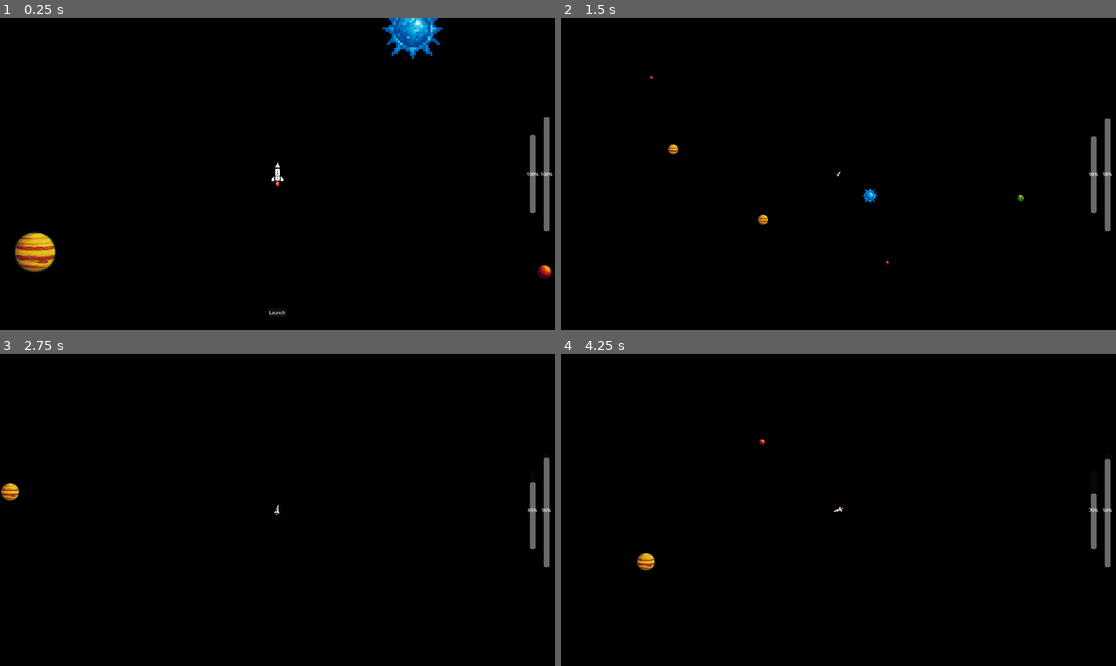
Above: before the commit, frames 1-4 (two rows, left to right).
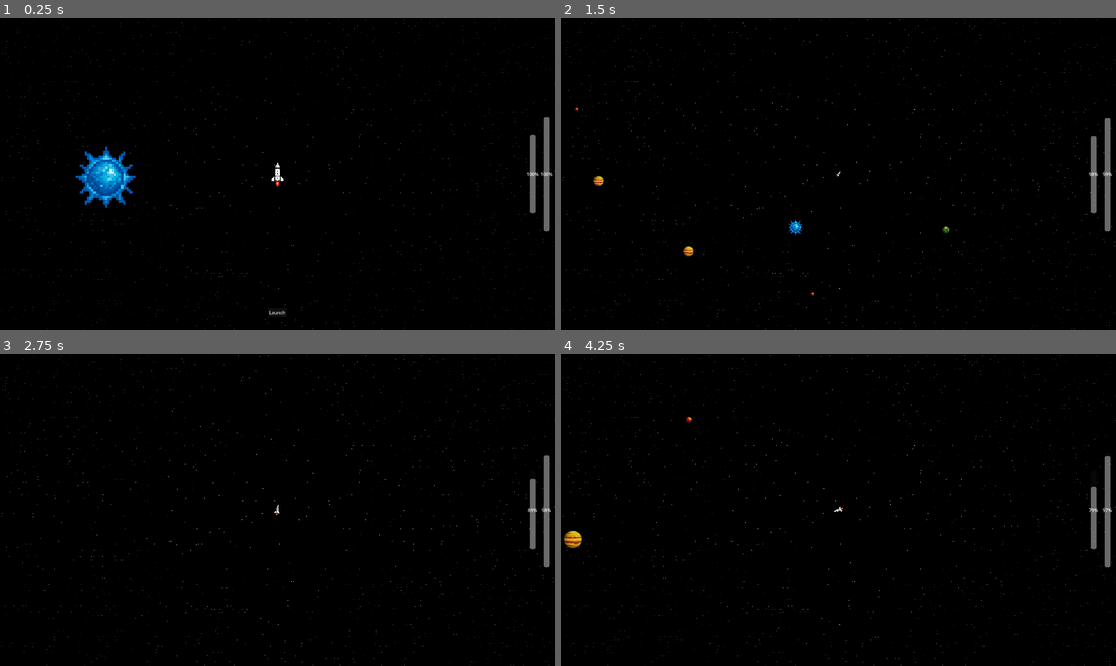
Above: after the commit, the same moments.

Repository: mythfrost/SpaceTaxi
Game: Godot game, scene res://Scenes/Main.tscn
The game is run twice, just before and just after one commit, with the same random seed, the same clock (stepped at 60 frames per second) and the same inputs.
Inputs:
- Up to frame 1 (0.25 s): no input
- Up to frame 2 (1.5 s): click "Launch" at 0.5 s; tap Enter (ui_accept) at 1.25 s; hold D (turn_right) from 1.28 s (still down); hold F (toggle_zoom) from 1.28 s (still down)
- Up to frame 3 (2.75 s): tap Enter (ui_accept) at 1.52, 2.27 s; release D (turn_right) at 2.03 s; release F (toggle_zoom) at 2.03 s; hold A (turn_left) from 2.03 s (still down); tap F (toggle_zoom) at 2.1 s
- Up to frame 4 (4.25 s): release A (turn_left) at 2.78 s; hold F (toggle_zoom) 2.78-3.53 s; hold D (turn_right) from 2.78 s (still down); tap F (toggle_zoom) at 3.6 s; tap Enter (ui_accept) at 3.77 s

The runs differ from the first frame. In frame 1, 3.3% of the frame differs, in the area x 0-100%, y 0-100%; in frame 2, 0.7%; in frame 3, 0.5%; in frame 4, 0.7%.

Commit message:
Added star background and beginning of pause menu

Diff:
--- /dev/null
+++ b/Scenes/Main.gdshader
@@ -0,0 +1,33 @@
+shader_type canvas_item;
+render_mode unshaded, blend_premul_alpha;
+
+uniform float star_density  : hint_range(0.0, 1.0)  = 0.2;
+uniform float twinkle_speed : hint_range(0.1, 20.0) = 5.0;
+uniform float star_size     : hint_range(0.002, 0.05) = 0.01;
+
+void fragment() {
+	// normalized screen UV
+	vec2 uv = SCREEN_UV;
+	vec4 col = vec4(0.0, 0.0, 0.0, 1.0);
+
+	// which cell and two seeds
+	vec2 cell = floor(uv / star_size);
+	float seed1 = fract(sin(dot(cell, vec2(12.9898,78.233))) * 43758.5453);
+	float seed2 = fract(sin(dot(cell, vec2(93.9898,67.345))) * 24634.6345);
+
+	if (seed1 < star_density) {
+		vec2 offset   = (vec2(seed2, fract(seed1*seed2)) - 0.5) * star_size;
+		vec2 star_pos = (cell * star_size) + (star_size * 0.5) + offset;
+		float radius  = star_size * 0.3 * (0.5 + seed2 * 0.5);
+
+		if (distance(uv, star_pos) < radius) {
+			// each star twinkles at its own rate and phase
+			float local_speed = twinkle_speed * (0.5 + seed2 * 1.5);
+			float phase       = seed1 * 6.2831;
+			float brightness  = 0.3 + 0.7 * abs(sin(TIME * local_speed + phase));
+			col = vec4(vec3(brightness), 1.0);
+		}
+	}
+
+	COLOR = col;
+}
--- a/Scenes/Main.tscn
+++ b/Scenes/Main.tscn
@@ -1,16 +1,24 @@
-[gd_scene load_steps=7 format=3 uid="uid://cicfx016cgi4k"]
+[gd_scene load_steps=9 format=3 uid="uid://cicfx016cgi4k"]
 
 [ext_resource type="Script" uid="uid://02nehf8mulqh" path="res://Scripts/main.gd" id="1_kln2b"]
+[ext_resource type="Shader" uid="uid://bupcq2fjpetli" path="res://Scenes/Main.gdshader" id="2_jw32o"]
 [ext_resource type="PackedScene" uid="uid://bghnl4p5lfhl" path="res://Scenes/Spaceship.tscn" id="2_rgh2o"]
 [ext_resource type="PackedScene" uid="uid://cbdbjp3is68ks" path="res://Scenes/smallPlanet.tscn" id="3_pbw6q"]
 [ext_resource type="PackedScene" uid="uid://baubbr1tgv60k" path="res://Scenes/mediumPlanet.tscn" id="5_pbw6q"]
 [ext_resource type="PackedScene" uid="uid://b1ab33pf64o5a" path="res://Scenes/largePlanet.tscn" id="6_v1gob"]
 [ext_resource type="PackedScene" uid="uid://cevdqifu1aoer" path="res://Scenes/sun.tscn" id="7_jw32o"]
 
+[sub_resource type="ShaderMaterial" id="ShaderMaterial_50glp"]
+shader = ExtResource("2_jw32o")
+shader_parameter/star_density = 0.018
+shader_parameter/twinkle_speed = 1.066
+shader_parameter/star_size = 0.001
+
 [node name="Main" type="Node2D"]
 script = ExtResource("1_kln2b")
 
 [node name="Background" type="ColorRect" parent="."]
+material = SubResource("ShaderMaterial_50glp")
 anchors_preset = 15
 anchor_right = 1.0
 anchor_bottom = 1.0
@@ -23,7 +31,39 @@
 color = Color(0, 0, 0, 1)
 
 [node name="Spaceship" parent="." instance=ExtResource("2_rgh2o")]
-position = Vector2(-585, 633)
+position = Vector2(742, -10)
+
+[node name="PauseMenu" type="CanvasLayer" parent="."]
+
+[node name="Panel" type="Panel" parent="PauseMenu"]
+visible = false
+offset_left = 411.0
+offset_top = -400.0
+offset_right = 1078.0
+offset_bottom = -84.0
+
+[node name="VBoxContainer" type="VBoxContainer" parent="PauseMenu/Panel"]
+layout_mode = 0
+offset_right = 670.0
+offset_bottom = 312.0
+
+[node name="Label" type="Label" parent="PauseMenu/Panel/VBoxContainer"]
+layout_mode = 2
+text = "Pause Menu"
+horizontal_alignment = 1
+
+[node name="Label2" type="Label" parent="PauseMenu/Panel/VBoxContainer"]
+layout_mode = 2
+text = "Controls -
+Space - Launch and Thrust
+A - Turn Left
+D - Turn Right
+F - Toggle Zoom
+Esc - Toggle Menu"
+
+[node name="Button" type="Button" parent="PauseMenu/Panel/VBoxContainer"]
+layout_mode = 2
+size_flags_vertical = 4
 
 [node name="CanvasLayer" type="CanvasLayer" parent="."]
 
--- a/Scripts/spaceship.gd
+++ b/Scripts/spaceship.gd
@@ -16,11 +16,11 @@
 @export var max_fuel := 100.0
 var current_fuel := max_fuel
 @export var thrust_power := 1000.0
-@export var fuel_burn_rate := 20.0
+@export var fuel_burn_rate := 10.0
 
 # Secondary fuel and turn settings
 @export var max_turn_fuel       := 100.0
-@export var turn_fuel_burn_rate := 10.0
+@export var turn_fuel_burn_rate := 7.0
 @export var turn_speed          := 3.0
 var turn_fuel := max_turn_fuel
 
@@ -33,7 +33,7 @@
 @onready var cam: Camera2D = $Camera2D
 
 # Linear damping (drag) applied when coasting
-@export var linear_damping := 0.5  # fraction of speed lost per second
+@export var linear_damping := 100
 
 func _ready() -> void:
 	cam.make_current()
--- a/project.godot
+++ b/project.godot
@@ -41,6 +41,11 @@
 "events": [Object(InputEventKey,"resource_local_to_scene":false,"resource_name":"","device":0,"window_id":0,"alt_presse …(189 unchanged characters)…
 ]
 }
+toggle_menu={
+"deadzone": 0.2,
+"events": [Object(InputEventKey,"resource_local_to_scene":false,"resource_name":"","device":-1,"window_id":0,"alt_pressed":false,"shift_pressed":false,"ctrl_pressed":false,"meta_pressed":false,"pressed":false,"keycode":0,"physical_keycode":4194305,"key_label":0,"unicode":0,"location":0,"echo":false,"script":null)
+]
+}
 
 [rendering]
 
Not shown, added: Scenes/Main.gdshader.uid
